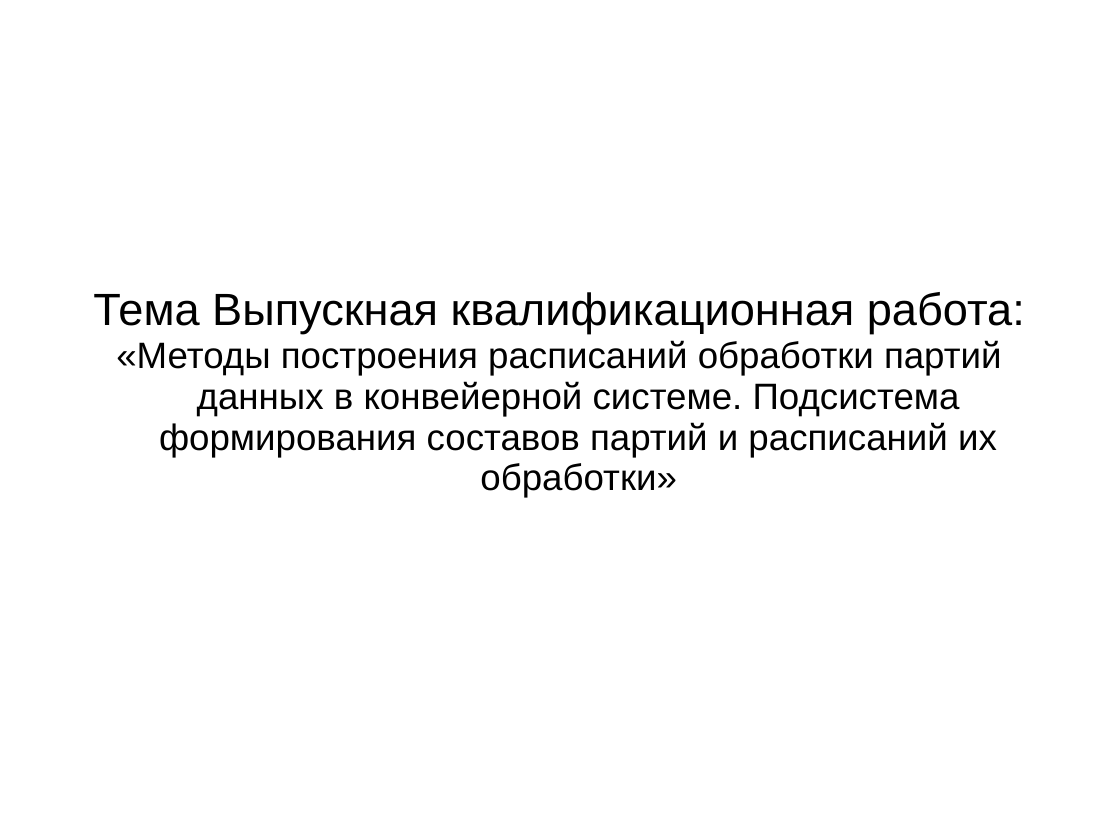
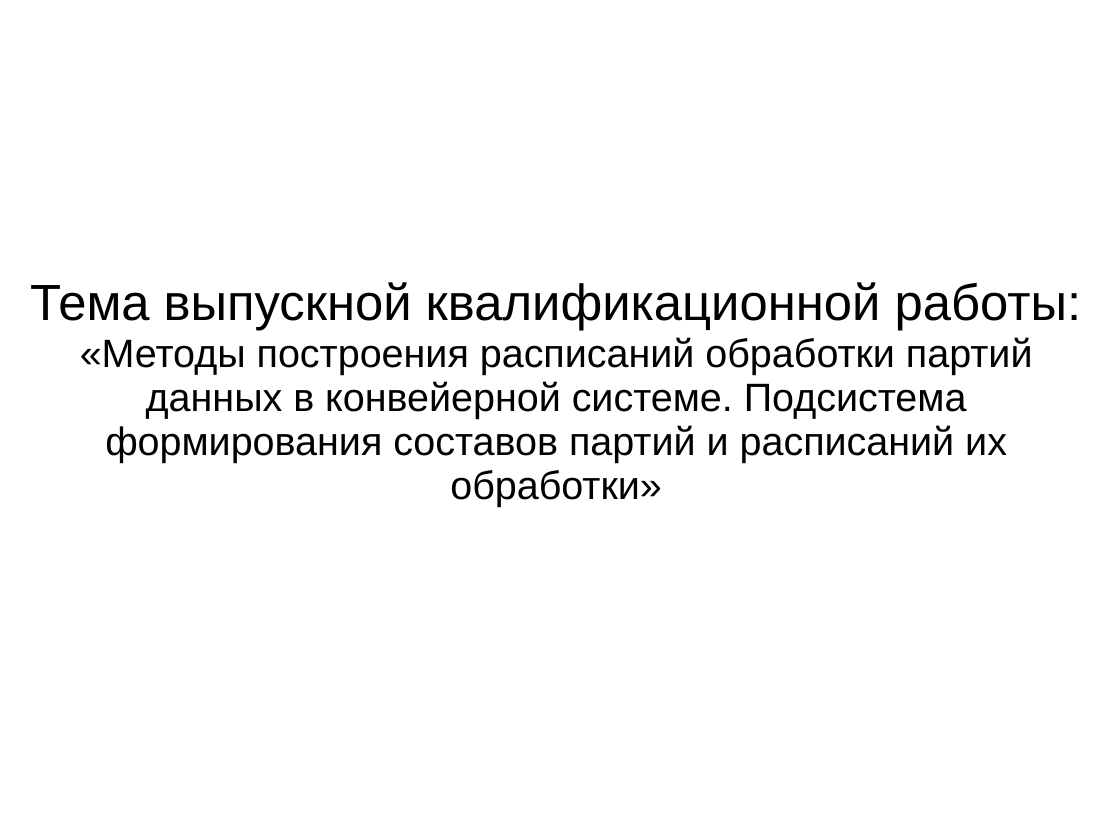
Before and after one commit to sasha2567/diplom, a slide deck: slide 1 of К защите/Саша/В диплом/На защиту.ppt. Drawn at 1120x840 pixels with LibreOffice and Linux fonts; fonts in the diff are those of the drawing. Boxes give left, top, right and bottom in pixels: in the first picture for what was removed or moved away, otherwise in the second. Text is boxed around its words. In the diff, an @@ line names an element or a change of style, - is before the commit and + after.

```diff
--- a/К защите/Саша/В диплом/На защиту.ppt
+++ b/К защите/Саша/В диплом/На защиту.ppt
@@ text "Тема выпускной квалификационной работы:": place and size @@
-text "Тема выпускной квалификационной работы:" at [93,292,1025,498]
+text "Тема выпускной квалификационной работы:" at [30,282,1082,507]
@@ text at [30,282,1082,331]: text changed; size 32 to 36 pt @@
-Тема Выпускная квалификационная работа:
+Тема выпускной квалификационной работы:
@@ text at [80,337,1033,507]: size 26 to 28 pt in "«Методы построения расписаний обработки партий данных в ..."; indent changed @@
```
Also in this commit, not shown: 18 other slides changed, 5 other files.
